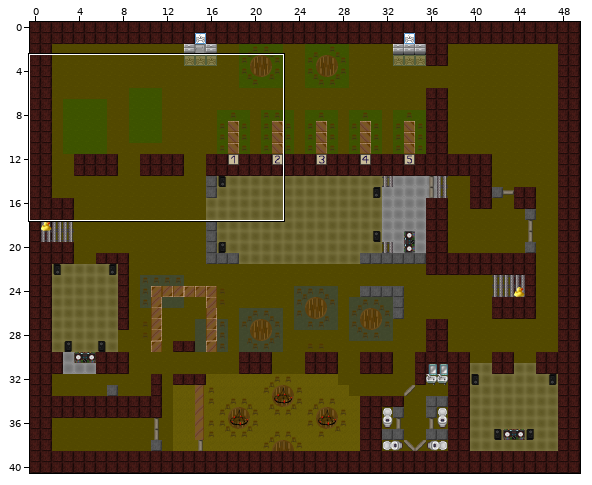
A Tiled map (JSON) gets an edit: Zapf_Uni_Greifswald/maps/Greifswaldpartykeller.json. The picture above shows the old version from afar; the outline marks the close-up.
Close-up. Before:
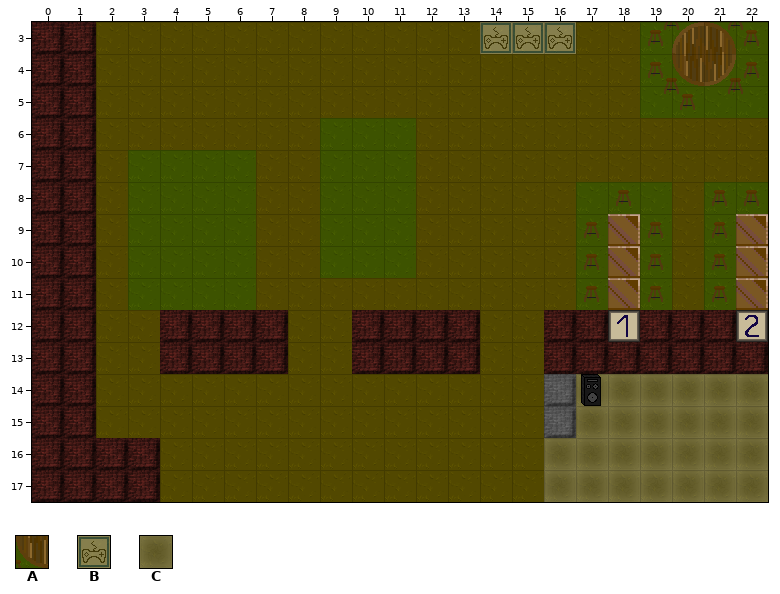
Cells are 32x32 px. Shown: x 0..22, y 3..17. The commit also changed other parts of the map, which this record leaves out.
Key: from "floor": A 19; from "tileset_Tristan": B 39; from "tileset_bjoern": C 1.
_ is an empty cell, # one hidden under a higher layer.
Layers that did not change in this view are not listed.
Layer "Boden für Jitsi Räume und ande" before, first column x 0:
 3 ______________BBB__AAAA
 4 ___________________AAAA
 5 ___________________AAAA
 6 _________AAA___________
 7 ___AAAA__AAA___________
 8 ___AAAA__AAA_____AAA_AA
 9 ___AAAA__AAA_____A#A_A#
10 ___AAAA__AAA_____A#A_A#
11 ___AAAA__________A#A_A#
12 _______________________
13 _______________________
14 ________________#CCCCCC
15 ________________#CCCCCC
16 ________________CCCCCCC
17 ________________CCCCCCC
Now the later version:
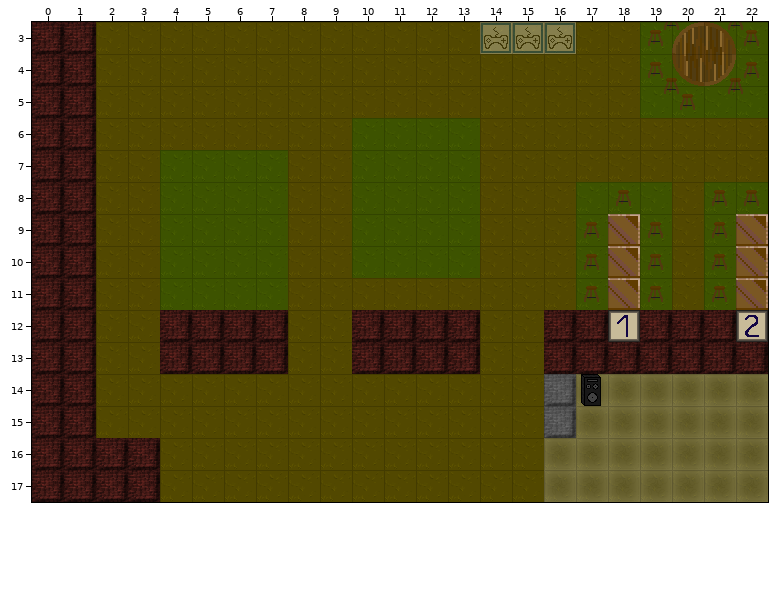
See-through tiles are keyed as they look on the map.
What changed:
Layer "Boden für Jitsi Räume und ande":
y 6: x 9 A -> _; x 12..13 __ -> AA
y 7..10: x 3 A -> _; x 7 _ -> A; x 9 A -> _; x 12..13 __ -> AA
y 11: x 3 A -> _; x 7 _ -> A
Pixel boxes of the changes (left, top, right, bottom) in both close-ups:
removed: (320, 118, 352, 278)
added: (416, 118, 480, 278)
removed: (128, 150, 160, 310)
added: (256, 150, 288, 310)
